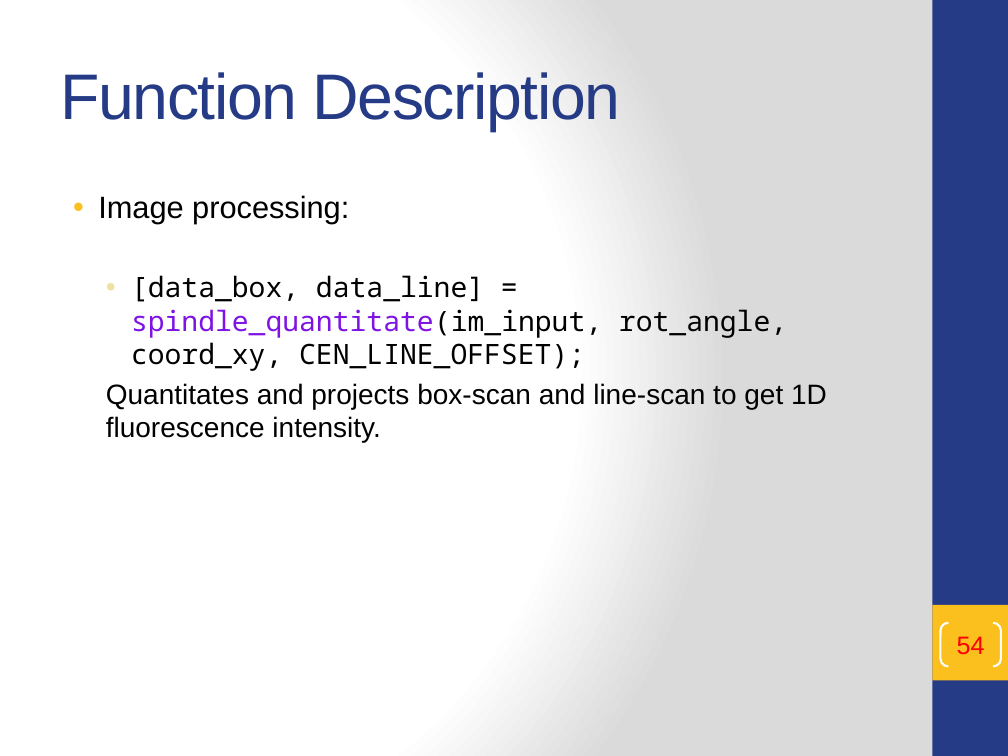
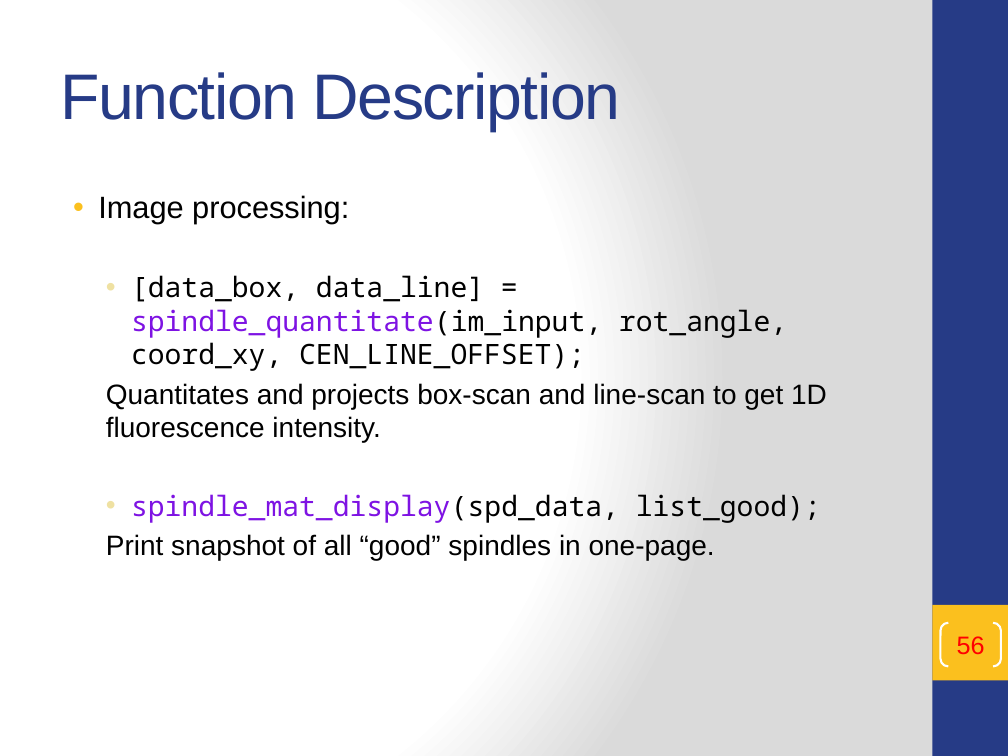
Before and after one commit to t47io/SpindleUtil, a slide deck: slide 56 of Scripts/SpindleQuantify/README.pptx (slide 54 before the commit). Drawn at 1008x756 pixels with LibreOffice and Linux fonts; fonts in the diff are those of the drawing. Boxes give left, top, right and bottom in pixels: in the first picture for what was removed or moved away, otherwise in the second. Text is boxed around its words. In the diff, an @@ line names an element or a change of style, - is before the commit and + after.

Commit message:
add snapshot display

```diff
--- a/Scripts/SpindleQuantify/README.pptx
+++ b/Scripts/SpindleQuantify/README.pptx
@@ text at [106, 494, 821, 560]: paragraphs added @@
+  • spindle_mat_display(spd_data, list_good);
+  Print snapshot of all “good” spindles in one-page.
@@ page number at [957, 636, 985, 655]: text changed @@
-54
+56
```
Also in this commit, not shown: 3 other slides changed, 2 slides added, 3 other files.
